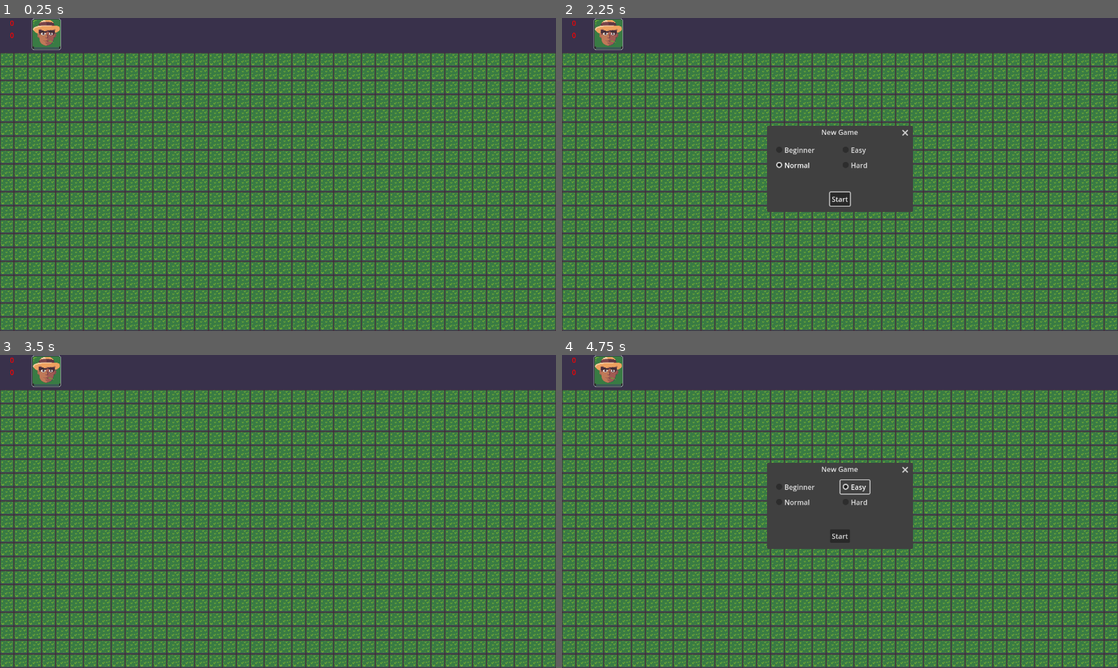
Above: before the commit, frames 1-4 (two rows, left to right).
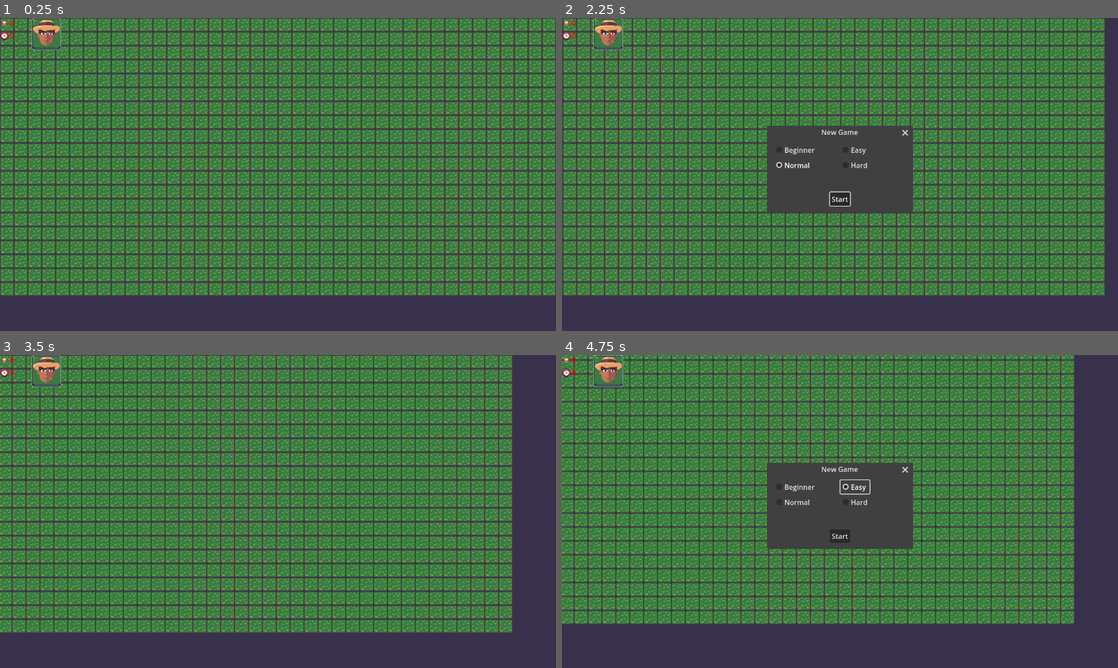
Above: after the commit, the same moments.

Repository: Hudell/campo-minado-de-bosta
Game: Godot game, scene res://main.tscn
The game is run twice, just before and just after one commit, with the same random seed, the same clock (stepped at 60 frames per second) and the same inputs.
Inputs (mouse positions are in pixels of both pictures, inside the frame that each line leads up to):
- Up to frame 1 (0.25 s): no input
- Up to frame 2 (2.25 s): click (606, 33) at 0.5 s; click "Start" at 1.25 s; tap Enter at 2 s; move the mouse to (962, 158) at 2.02 s; hold Right (ui_right) from 2.03 s (still down); click (962, 158) at 2.17 s
- Up to frame 3 (3.5 s): release Right (ui_right) at 2.75 s; click "Start" at 2.75 s
- Up to frame 4 (4.75 s): tap Space at 3.5 s; move the mouse to (728, 527) at 3.52 s; hold Down (ui_down) 3.53-4.25 s; click (728, 527) at 3.67 s; click "Easy" at 4.25 s

The runs differ from the first frame. In frame 1, 55% of the frame differs, in the area x 0-100%, y 0-100%; in frame 2, 60%; in frame 3, 63%; in frame 4, 56%.

Commit message:
zoom and UI

Diff:
--- /dev/null
+++ b/camera.gd
@@ -0,0 +1,85 @@
+extends Camera2D
+
+@export var game: MinesGrid
+
+var screen_width = 1280
+var screen_height = 720
+var default_margin := 100
+var speed = 150.0
+
+func _ready():
+	update_limits()
+	if game != null:
+		game.game_state_changed.connect(on_game_state_changed)
+
+func _input(event: InputEvent) -> void:
+	if not event is InputEventMouseButton:
+		return
+
+	if event.button_index != MOUSE_BUTTON_WHEEL_DOWN and event.button_index != MOUSE_BUTTON_WHEEL_UP:
+		return
+
+	if event.button_index == MOUSE_BUTTON_WHEEL_UP:
+		change_zoom_level(0.1 if event.factor == 0 else event.factor / 10)
+		return
+
+	if event.button_index == MOUSE_BUTTON_WHEEL_DOWN:
+		change_zoom_level(-(0.1 if event.factor == 0 else event.factor / 10))
+		return
+
+func get_game_width() -> int:
+	if game == null:
+		return 1280
+
+	return game.columns * 32
+
+func get_game_height() -> int:
+	if game == null:
+		return 720
+
+	return game.rows * 32
+
+func _process(delta: float) -> void:
+	var direction = Input.get_vector("ui_left", "ui_right", "ui_up", "ui_down")
+
+	if direction == Vector2.ZERO:
+		return
+
+	var position_delta = direction * delta * speed
+	var new_position = normalize_position(position + position_delta)
+
+	if position != new_position:
+		position = new_position
+
+func normalize_position(pos: Vector2) -> Vector2:
+	var zoomed_screen_width = int(screen_width / zoom.x)
+	var zoomed_screen_height = int(screen_height / zoom.y)
+
+	return Vector2(max(limit_left, min(limit_right - zoomed_screen_width, pos.x)), max(limit_top, min(limit_bottom - zoomed_screen_height, pos.y)))
+
+func change_zoom_level(diff: float):
+	var intended_zoom = zoom.x + diff
+	var new_zoom = min(3, max(1, intended_zoom))
+
+	if new_zoom == zoom.x:
+		return
+
+	zoom = Vector2(new_zoom, new_zoom)
+	update_limits()
+
+func update_limits():
+	limit_left = 0 - int(default_margin / zoom.x)
+	limit_top = 0 - int(default_margin / zoom.y)
+
+	var right_pos = get_game_width()
+	var bottom_pos = get_game_height()
+
+	limit_right = right_pos + int(default_margin / zoom.x)
+	limit_bottom = bottom_pos + int(default_margin / zoom.y)
+
+	var new_position = normalize_position(position)
+	if new_position != position:
+		position = new_position
+
+func on_game_state_changed():
+	update_limits()
--- /dev/null
+++ b/camera.tscn
@@ -0,0 +1,11 @@
+[gd_scene load_steps=2 format=3 uid="uid://bydi0kg83ywoa"]
+
+[ext_resource type="Script" uid="uid://bgny4lre7ij7d" path="res://camera.gd" id="1_u5kg4"]
+
+[node name="Camera" type="Camera2D"]
+anchor_mode = 0
+limit_left = 0
+limit_top = 0
+limit_right = 3840
+limit_bottom = 2160
+script = ExtResource("1_u5kg4")
--- a/main.tscn
+++ b/main.tscn
@@ -1,7 +1,8 @@
-[gd_scene load_steps=4 format=3 uid="uid://bmhhvapbcvp83"]
+[gd_scene load_steps=5 format=3 uid="uid://bmhhvapbcvp83"]
 
 [ext_resource type="PackedScene" uid="uid://dj7641avt48sx" path="res://mines_grid.tscn" id="1_f10nx"]
 [ext_resource type="PackedScene" uid="uid://etfftboqbdub" path="res://ui.tscn" id="2_4h27c"]
+[ext_resource type="PackedScene" uid="uid://bydi0kg83ywoa" path="res://camera.tscn" id="2_h2yge"]
 
 [sub_resource type="StyleBoxFlat" id="StyleBoxFlat_hf6cd"]
 bg_color = Color(0.223529, 0.192157, 0.294118, 1)
@@ -12,15 +13,19 @@
 
 [node name="Panel" type="Panel" parent="Game"]
 custom_minimum_size = Vector2(1280, 720)
-offset_right = 640.0
-offset_bottom = 360.0
+offset_left = -100.0
+offset_top = -100.0
+offset_right = 1280.0
+offset_bottom = 720.0
+scale = Vector2(3, 3)
 theme_override_styles/panel = SubResource("StyleBoxFlat_hf6cd")
 
 [node name="MinesGrid" parent="Game" instance=ExtResource("1_f10nx")]
-position = Vector2(0, -16)
+unique_name_in_owner = true
 
-[node name="Camera2D" type="Camera2D" parent="Game"]
-anchor_mode = 0
+[node name="Camera2D" parent="Game" node_paths=PackedStringArray("game") instance=ExtResource("2_h2yge")]
+unique_name_in_owner = true
+game = NodePath("../MinesGrid")
 
 [node name="UI" parent="." node_paths=PackedStringArray("game") instance=ExtResource("2_4h27c")]
 game = NodePath("../Game/MinesGrid")
--- a/mines_grid.gd
+++ b/mines_grid.gd
@@ -91,10 +91,10 @@
 	return columns - 1
 
 func min_row() -> int:
-	return 3
+	return 0
 
 func max_row() -> int:
-	return rows + 2
+	return rows - 1
 
 func preview_click_cell(cell: Vector2i, mouse_button: MouseButton):
 	clear_highlights()
--- a/project.godot
+++ b/project.godot
@@ -28,6 +28,51 @@
 window/stretch/mode="viewport"
 window/stretch/scale_mode="integer"
 
+[input]
+
+ui_left={
+"deadzone": 0.5,
+"events": [Object(InputEventKey,"resource_local_to_scene":false,"resource_name":"","device":0,"window_id":0,"alt_pressed":false,"shift_pressed":false,"ctrl_pressed":false,"meta_pressed":false,"pressed":false,"keycode":4194319,"physical_keycode":0,"key_label":0,"unicode":0,"location":0,"echo":false,"script":null)
+, Object(InputEventJoypadButton,"resource_local_to_scene":false,"resource_name":"","device":0,"button_index":13,"pressure":0.0,"pressed":false,"script":null)
+, Object(InputEventJoypadMotion,"resource_local_to_scene":false,"resource_name":"","device":0,"axis":0,"axis_value":-1.0,"script":null)
+, Object(InputEventKey,"resource_local_to_scene":false,"resource_name":"","device":-1,"window_id":0,"alt_pressed":false,"shift_pressed":false,"ctrl_pressed":false,"meta_pressed":false,"pressed":false,"keycode":0,"physical_keycode":65,"key_label":0,"unicode":97,"location":0,"echo":false,"script":null)
+]
+}
+ui_right={
+"deadzone": 0.5,
+"events": [Object(InputEventKey,"resource_local_to_scene":false,"resource_name":"","device":0,"window_id":0,"alt_pressed":false,"shift_pressed":false,"ctrl_pressed":false,"meta_pressed":false,"pressed":false,"keycode":4194321,"physical_keycode":0,"key_label":0,"unicode":0,"location":0,"echo":false,"script":null)
+, Object(InputEventJoypadButton,"resource_local_to_scene":false,"resource_name":"","device":0,"button_index":14,"pressure":0.0,"pressed":false,"script":null)
+, Object(InputEventJoypadMotion,"resource_local_to_scene":false,"resource_name":"","device":0,"axis":0,"axis_value":1.0,"script":null)
+, Object(InputEventKey,"resource_local_to_scene":false,"resource_name":"","device":-1,"window_id":0,"alt_pressed":false,"shift_pressed":false,"ctrl_pressed":false,"meta_pressed":false,"pressed":false,"keycode":0,"physical_keycode":68,"key_label":0,"unicode":100,"location":0,"echo":false,"script":null)
+]
+}
+ui_up={
+"deadzone": 0.5,
+"events": [Object(InputEventKey,"resource_local_to_scene":false,"resource_name":"","device":0,"window_id":0,"alt_pressed":false,"shift_pressed":false,"ctrl_pressed":false,"meta_pressed":false,"pressed":false,"keycode":4194320,"physical_keycode":0,"key_label":0,"unicode":0,"location":0,"echo":false,"script":null)
+, Object(InputEventJoypadButton,"resource_local_to_scene":false,"resource_name":"","device":0,"button_index":11,"pressure":0.0,"pressed":false,"script":null)
+, Object(InputEventJoypadMotion,"resource_local_to_scene":false,"resource_name":"","device":0,"axis":1,"axis_value":-1.0,"script":null)
+, Object(InputEventKey,"resource_local_to_scene":false,"resource_name":"","device":-1,"window_id":0,"alt_pressed":false,"shift_pressed":false,"ctrl_pressed":false,"meta_pressed":false,"pressed":false,"keycode":0,"physical_keycode":87,"key_label":0,"unicode":119,"location":0,"echo":false,"script":null)
+]
+}
+ui_down={
+"deadzone": 0.5,
+"events": [Object(InputEventKey,"resource_local_to_scene":false,"resource_name":"","device":0,"window_id":0,"alt_pressed":false,"shift_pressed":false,"ctrl_pressed":false,"meta_pressed":false,"pressed":false,"keycode":4194322,"physical_keycode":0,"key_label":0,"unicode":0,"location":0,"echo":false,"script":null)
+, Object(InputEventJoypadButton,"resource_local_to_scene":false,"resource_name":"","device":0,"button_index":12,"pressure":0.0,"pressed":false,"script":null)
+, Object(InputEventJoypadMotion,"resource_local_to_scene":false,"resource_name":"","device":0,"axis":1,"axis_value":1.0,"script":null)
+, Object(InputEventKey,"resource_local_to_scene":false,"resource_name":"","device":-1,"window_id":0,"alt_pressed":false,"shift_pressed":false,"ctrl_pressed":false,"meta_pressed":false,"pressed":false,"keycode":0,"physical_keycode":83,"key_label":0,"unicode":115,"location":0,"echo":false,"script":null)
+]
+}
+scroll_up={
+"deadzone": 0.2,
+"events": [Object(InputEventMouseButton,"resource_local_to_scene":false,"resource_name":"","device":-1,"window_id":0,"alt_pressed":false,"shift_pressed":false,"ctrl_pressed":false,"meta_pressed":false,"button_mask":8,"position":Vector2(458, 35),"global_position":Vector2(472, 108),"factor":1.0,"button_index":4,"canceled":false,"pressed":true,"double_click":false,"script":null)
+]
+}
+scroll_down={
+"deadzone": 0.2,
+"events": [Object(InputEventMouseButton,"resource_local_to_scene":false,"resource_name":"","device":-1,"window_id":0,"alt_pressed":false,"shift_pressed":false,"ctrl_pressed":false,"meta_pressed":false,"button_mask":16,"position":Vector2(399, 26),"global_position":Vector2(413, 99),"factor":1.0,"button_index":5,"canceled":false,"pressed":true,"double_click":false,"script":null)
+]
+}
+
 [rendering]
 
 environment/defaults/default_clear_color=Color(0, 0, 0, 1)
--- a/ui.tscn
+++ b/ui.tscn
@@ -1,8 +1,10 @@
-[gd_scene load_steps=9 format=3 uid="uid://etfftboqbdub"]
+[gd_scene load_steps=11 format=3 uid="uid://etfftboqbdub"]
 
 [ext_resource type="Texture2D" uid="uid://bviavsws2uaxu" path="res://assets/button_default.png" id="1_86rhh"]
 [ext_resource type="Script" uid="uid://cjkqg7yflwcit" path="res://ui.gd" id="1_bo8mo"]
+[ext_resource type="Texture2D" uid="uid://d31u2e5hjm1om" path="res://assets/icons/skel.png" id="2_5xfjp"]
 [ext_resource type="Texture2D" uid="uid://bys5qw8rmp22f" path="res://assets/button_default_pressed.png" id="2_fcuxb"]
+[ext_resource type="Texture2D" uid="uid://tnb8i3s1q5cw" path="res://assets/icons/time.png" id="3_yx34i"]
 [ext_resource type="Texture2D" uid="uid://bmgvyvw5lb12q" path="res://assets/button_disgusted.png" id="4_ttmdh"]
 [ext_resource type="Texture2D" uid="uid://cefhjenmj7yy6" path="res://assets/button_disgusted_pressed.png" id="5_k6qee"]
 
@@ -41,6 +43,14 @@
 size_flags_horizontal = 4
 theme_override_styles/panel = SubResource("StyleBoxFlat_ql4e8")
 
+[node name="TextureRect" type="TextureRect" parent="PanelContainer/HBoxContainer/VBoxContainer/MinesLeft"]
+layout_mode = 0
+offset_top = 3.0
+offset_right = 40.0
+offset_bottom = 43.0
+scale = Vector2(0.5, 0.5)
+texture = ExtResource("2_5xfjp")
+
 [node name="MinesLabel" type="Label" parent="PanelContainer/HBoxContainer/VBoxContainer/MinesLeft"]
 unique_name_in_owner = true
 layout_mode = 1
@@ -64,6 +74,14 @@
 layout_mode = 2
 size_flags_horizontal = 4
 theme_override_styles/panel = SubResource("StyleBoxFlat_ql4e8")
+
+[node name="TextureRect" type="TextureRect" parent="PanelContainer/HBoxContainer/VBoxContainer/Timer"]
+layout_mode = 0
+offset_top = 3.0
+offset_right = 40.0
+offset_bottom = 43.0
+scale = Vector2(0.5, 0.5)
+texture = ExtResource("3_yx34i")
 
 [node name="TimerLabel" type="Label" parent="PanelContainer/HBoxContainer/VBoxContainer/Timer"]
 unique_name_in_owner = true
Binary file added: assets/icons/life.png
Not shown, added: assets/icons/life.png.import
Binary file added: assets/icons/skel.png
Not shown, added: assets/icons/skel.png.import
Binary file added: assets/icons/time.png
Not shown, added: assets/icons/time.png.import
Not shown, added: camera.gd.uid
Not shown, changed: export_presets.cfg
